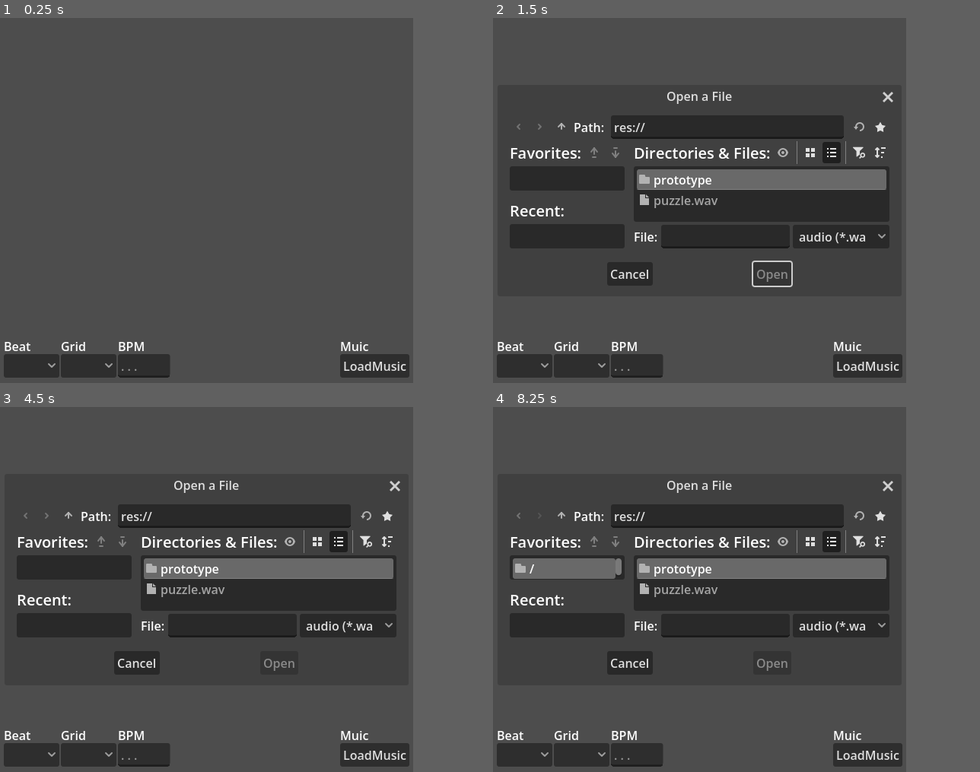
Above: before the commit, frames 1-4 (two rows, left to right).
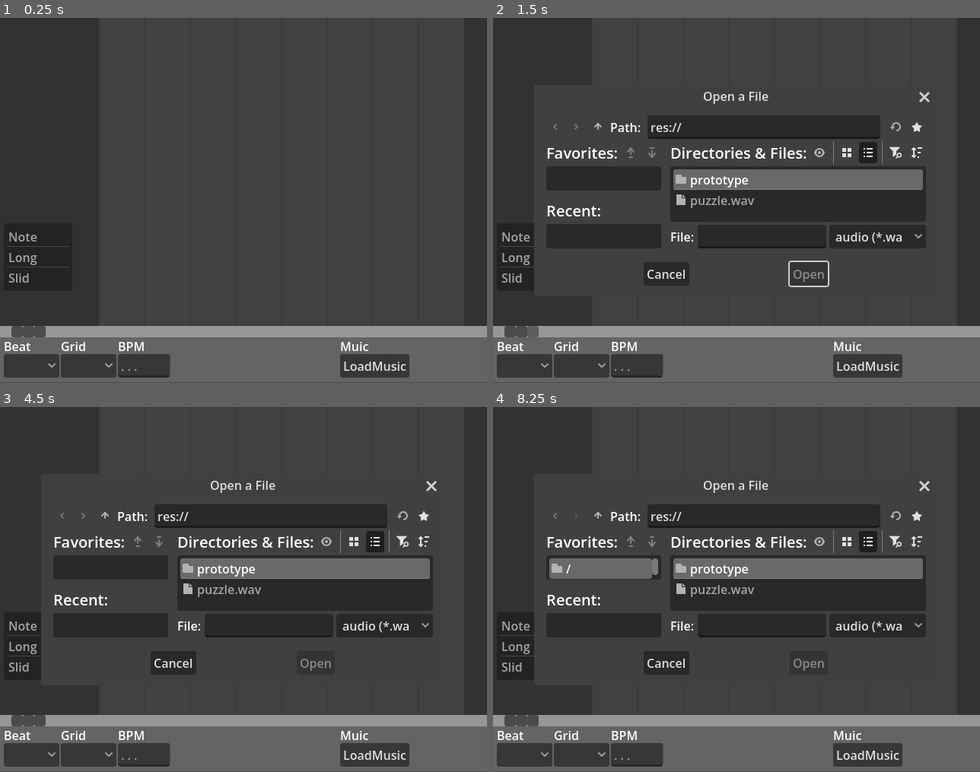
Above: after the commit, the same moments.

Repository: MiliNeDuck56/SightDominate
Game: Godot game, scene res://prototype/levelEditer/level_edit_screen.tscn
The game is run twice, just before and just after one commit, with the same random seed, the same clock (stepped at 60 frames per second) and the same inputs. The project has no main scene, so this scene is started directly.
Inputs (mouse positions are in pixels of both pictures, inside the frame that each line leads up to; where the layout moved, square brackets give the same spot in the first picture):
- Up to frame 1 (0.25 s): no input
- Up to frame 2 (1.5 s): click "LoadMusic" at 0.5 s; click (527, 331) at 1.27 s
- Up to frame 3 (4.5 s): click (24, 720) at 2.02 s; click (14, 720) at 2.77 s; click (14, 720) at 3.52 s; click (73, 516) [48, 516] at 4.25 s
- Up to frame 4 (8.25 s): click (566, 516) [541, 516] at 5 s; click (580, 516) [561, 516] at 5.75 s; click (580, 516) [561, 516] at 6.5 s; click (833, 516) [858, 516] at 7.25 s; click (853, 516) [882, 516] at 8 s
In our replay, the window is 543x480 before the commit and 640x480 after it. These sizes can differ from the game's own. Grey fills any space a smaller window leaves; there, only what the larger window draws over its background counts as a difference.

The runs differ from the first frame. In frame 1, 22% of the frame differs, in the area x 0-100%, y 0-100%; in frame 2, 17%; in frame 3, 17%; in frame 4, 17%.

Commit message:
그래픽 UI
레벨 에디터 UI제작 중
배치만 어느정도 함

Diff:
--- a/project.godot
+++ b/project.godot
@@ -16,7 +16,7 @@
 
 [display]
 
-window/size/viewport_width=543
+window/size/viewport_width=640
 window/size/viewport_height=480
 window/size/mode=4
 window/size/resizable=false
--- /dev/null
+++ b/prototype/levelEditer/levelControl/line.tscn
@@ -0,0 +1,21 @@
+[gd_scene format=3 uid="uid://bps7ct16355jn"]
+
+[node name="Line" type="Node2D" unique_id=145515248]
+
+[node name="LineBackground" type="ColorRect" parent="." unique_id=785778897]
+offset_right = 60.0
+offset_bottom = 420.0
+color = Color(0.25490198, 0.25490198, 0.25490198, 1)
+
+[node name="DivisionLine" type="Node2D" parent="LineBackground" unique_id=117627257]
+
+[node name="Left" type="ColorRect" parent="LineBackground/DivisionLine" unique_id=291768117]
+offset_right = 1.0
+offset_bottom = 420.0
+color = Color(0.23392546, 0.23392546, 0.23392543, 1)
+
+[node name="Right" type="ColorRect" parent="LineBackground/DivisionLine" unique_id=1721320012]
+offset_left = 59.0
+offset_right = 60.0
+offset_bottom = 420.0
+color = Color(0.23392546, 0.23392546, 0.23392543, 1)
--- /dev/null
+++ b/prototype/levelEditer/levelControl/line_window.tscn
@@ -0,0 +1,31 @@
+[gd_scene format=3 uid="uid://b4v5vw8e88ncx"]
+
+[ext_resource type="PackedScene" uid="uid://bps7ct16355jn" path="res://prototype/levelEditer/levelControl/line.tscn" id="1_r8kkl"]
+
+[node name="LineWindow" type="Node2D" unique_id=359831731]
+
+[node name="Node2D" type="Node2D" parent="." unique_id=1867942090]
+position = Vector2(80, 0)
+
+[node name="Line1" parent="Node2D" unique_id=145515248 instance=ExtResource("1_r8kkl")]
+
+[node name="Line2" parent="Node2D" unique_id=2118760456 instance=ExtResource("1_r8kkl")]
+position = Vector2(60, 0)
+
+[node name="Line3" parent="Node2D" unique_id=1228725099 instance=ExtResource("1_r8kkl")]
+position = Vector2(120, 0)
+
+[node name="Line4" parent="Node2D" unique_id=202466481 instance=ExtResource("1_r8kkl")]
+position = Vector2(180, 0)
+
+[node name="Line5" parent="Node2D" unique_id=1289778586 instance=ExtResource("1_r8kkl")]
+position = Vector2(240, 0)
+
+[node name="Line6" parent="Node2D" unique_id=757612626 instance=ExtResource("1_r8kkl")]
+position = Vector2(300, 0)
+
+[node name="Line7" parent="Node2D" unique_id=1687098556 instance=ExtResource("1_r8kkl")]
+position = Vector2(360, 0)
+
+[node name="Line8" parent="Node2D" unique_id=1560547331 instance=ExtResource("1_r8kkl")]
+position = Vector2(420, 0)
--- /dev/null
+++ b/prototype/levelEditer/levelControl/music_progress.tscn
@@ -0,0 +1,25 @@
+[gd_scene format=3 uid="uid://b1x0gal6iciva"]
+
+[node name="MusicProgress" type="Node2D" unique_id=368077852]
+
+[node name="Background" type="ColorRect" parent="." unique_id=885265741]
+offset_right = 640.0
+offset_bottom = 15.0
+color = Color(0.5882353, 0.5882353, 0.5882353, 1)
+
+[node name="Buttons" type="Node2D" parent="." unique_id=520386811]
+
+[node name="Play" type="Button" parent="Buttons" unique_id=1318262950]
+offset_left = 15.0
+offset_right = 30.0
+offset_bottom = 15.0
+
+[node name="Stop" type="Button" parent="Buttons" unique_id=1816389709]
+offset_left = 45.0
+offset_right = 60.0
+offset_bottom = 15.0
+
+[node name="Pause" type="Button" parent="Buttons" unique_id=81890250]
+offset_left = 30.0
+offset_right = 45.0
+offset_bottom = 15.0
--- /dev/null
+++ b/prototype/levelEditer/levelControl/note_select.tscn
@@ -0,0 +1,11 @@
+[gd_scene format=3 uid="uid://c4e4cqq6v328h"]
+
+[node name="NoteSelect" type="Node2D" unique_id=1818168520]
+
+[node name="ItemList" type="ItemList" parent="." unique_id=1634410384]
+offset_right = 90.0
+offset_bottom = 89.0
+item_count = 3
+item_0/text = "Note"
+item_1/text = "Long"
+item_2/text = "Slid"
--- a/prototype/levelEditer/level_edit_screen.tscn
+++ b/prototype/levelEditer/level_edit_screen.tscn
@@ -4,17 +4,40 @@
 [ext_resource type="PackedScene" uid="uid://dmrd0lcsepgux" path="res://prototype/levelEditer/musicControl/select_beat.tscn" id="2_nsrat"]
 [ext_resource type="PackedScene" uid="uid://bqlyrjk5kru26" path="res://prototype/levelEditer/musicControl/select_grid.tscn" id="3_eb66n"]
 [ext_resource type="PackedScene" uid="uid://bfef43v7j74k7" path="res://prototype/levelEditer/musicControl/select_bpm.tscn" id="4_7kn4g"]
+[ext_resource type="PackedScene" uid="uid://b4v5vw8e88ncx" path="res://prototype/levelEditer/levelControl/line_window.tscn" id="5_th8y8"]
+[ext_resource type="PackedScene" uid="uid://c4e4cqq6v328h" path="res://prototype/levelEditer/levelControl/note_select.tscn" id="6_jbm6j"]
+[ext_resource type="PackedScene" uid="uid://b1x0gal6iciva" path="res://prototype/levelEditer/levelControl/music_progress.tscn" id="7_jbbsv"]
 
 [node name="levelEditScreen" type="Node2D" unique_id=1196907067]
 
-[node name="LoadFile" parent="." unique_id=260531963 instance=ExtResource("1_sfp6l")]
-position = Vector2(447, 420)
+[node name="MusicEdit" type="ColorRect" parent="." unique_id=2005871683]
+offset_top = 420.0
+offset_right = 640.0
+offset_bottom = 479.0
+color = Color(0.39215687, 0.39215687, 0.39215687, 1)
 
-[node name="selectBeat" parent="." unique_id=303109200 instance=ExtResource("2_nsrat")]
-position = Vector2(5, 420)
+[node name="LoadFile" parent="MusicEdit" unique_id=260531963 instance=ExtResource("1_sfp6l")]
+position = Vector2(447, 0)
 
-[node name="selectGrid" parent="." unique_id=325896886 instance=ExtResource("3_eb66n")]
-position = Vector2(80, 420)
+[node name="selectBeat" parent="MusicEdit" unique_id=303109200 instance=ExtResource("2_nsrat")]
+position = Vector2(5, 0)
 
-[node name="selectBPM" parent="." unique_id=862229337 instance=ExtResource("4_7kn4g")]
-position = Vector2(155, 420)
+[node name="selectGrid" parent="MusicEdit" unique_id=325896886 instance=ExtResource("3_eb66n")]
+position = Vector2(80, 0)
+
+[node name="selectBPM" parent="MusicEdit" unique_id=862229337 instance=ExtResource("4_7kn4g")]
+position = Vector2(155, 0)
+
+[node name="LevelEdit" type="ColorRect" parent="." unique_id=1459865593]
+offset_right = 640.0
+offset_bottom = 420.0
+color = Color(0.19607843, 0.19607843, 0.19607843, 1)
+
+[node name="LineWindow" parent="LevelEdit" unique_id=359831731 instance=ExtResource("5_th8y8")]
+position = Vector2(50, 0)
+
+[node name="NoteSelect" parent="LevelEdit" unique_id=1818168520 instance=ExtResource("6_jbm6j")]
+position = Vector2(5, 270)
+
+[node name="MusicProgress" parent="LevelEdit" unique_id=368077852 instance=ExtResource("7_jbbsv")]
+position = Vector2(0, 405)
